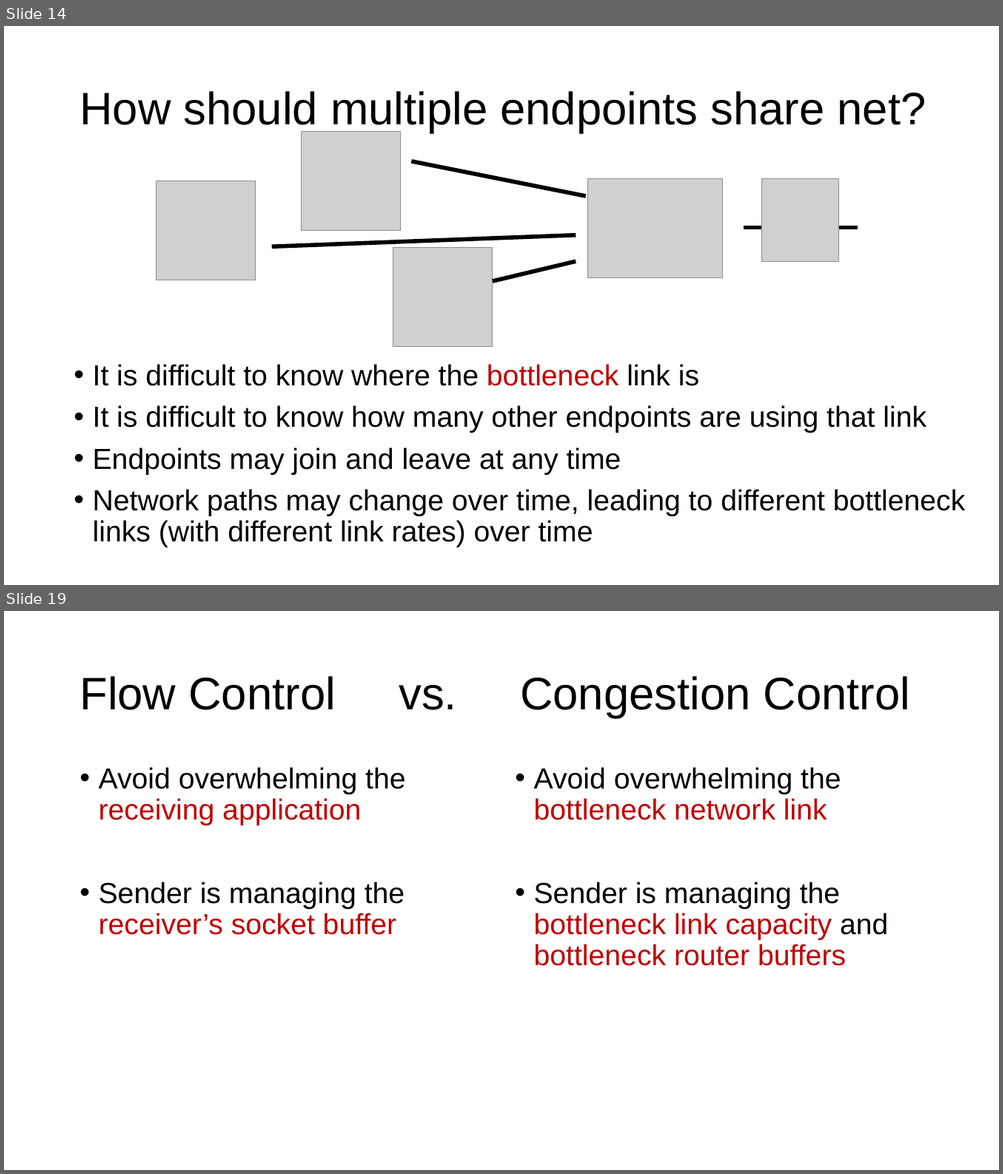
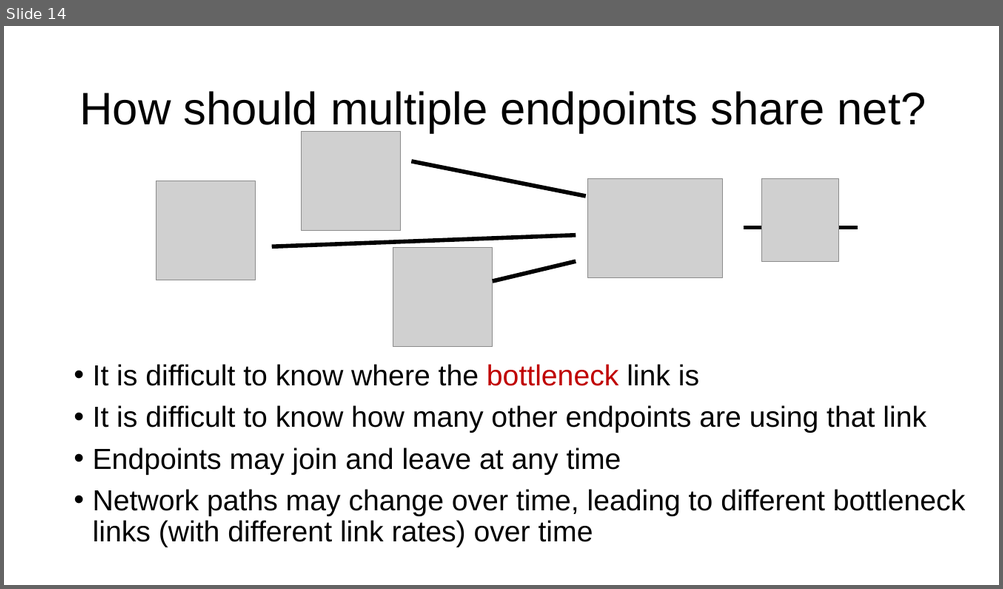
Before and after one commit to ngsrinivas/coursegen, a slide deck: ex/352-F24/staging/352-F24/lectures/16-tp-flowcontrol-congestioncontrol.pptx. Shown one above the other, each under a label of ours: slides 14 and 19 before the commit, slide 14 after it; the slides between them are not shown. The pictures are 1003x1174 and 1003x589 pixels, drawn with LibreOffice and Linux fonts; fonts in the diff are those of the drawing; grey boxes stand for pictures. Boxes give left, top, right and bottom in pixels: in the first picture for what was removed or moved away, otherwise in the second. Text is boxed around its words. In the diff, an @@ line names an element or a change of style, - is before the commit and + after.

```diff
--- a/ex/352-F24/staging/352-F24/lectures/16-tp-flowcontrol-congestioncontrol.pptx
+++ b/ex/352-F24/staging/352-F24/lectures/16-tp-flowcontrol-congestioncontrol.pptx
@@ slide 19 removed at [4,611,999,1170], background #FFFFFF @@
@@ title removed at [79,676,910,718] @@
-Flow Control vs. Congestion Control
@@ text removed at [99,767,405,935] @@
-• Avoid overwhelming the receiving application
-• Sender is managing the receiver’s socket buffer
@@ text removed at [534,767,888,966] @@
-• Avoid overwhelming the bottleneck network link
-• Sender is managing the bottleneck link capacity and bottleneck router buffers
```
Also in this commit, not shown: 23 other slides removed, 3 other files.
